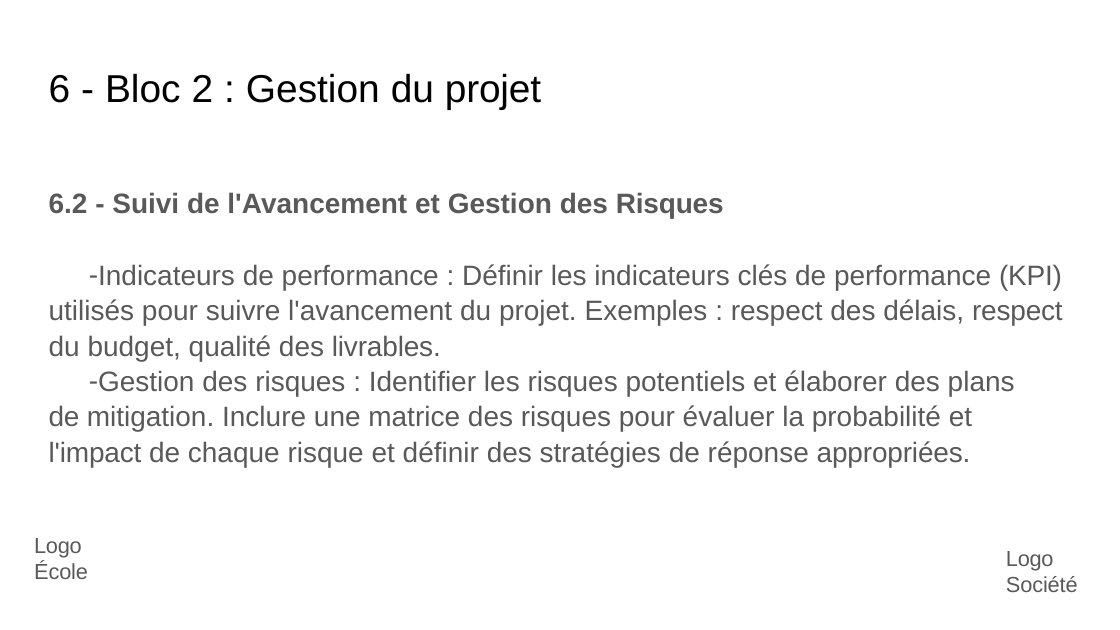
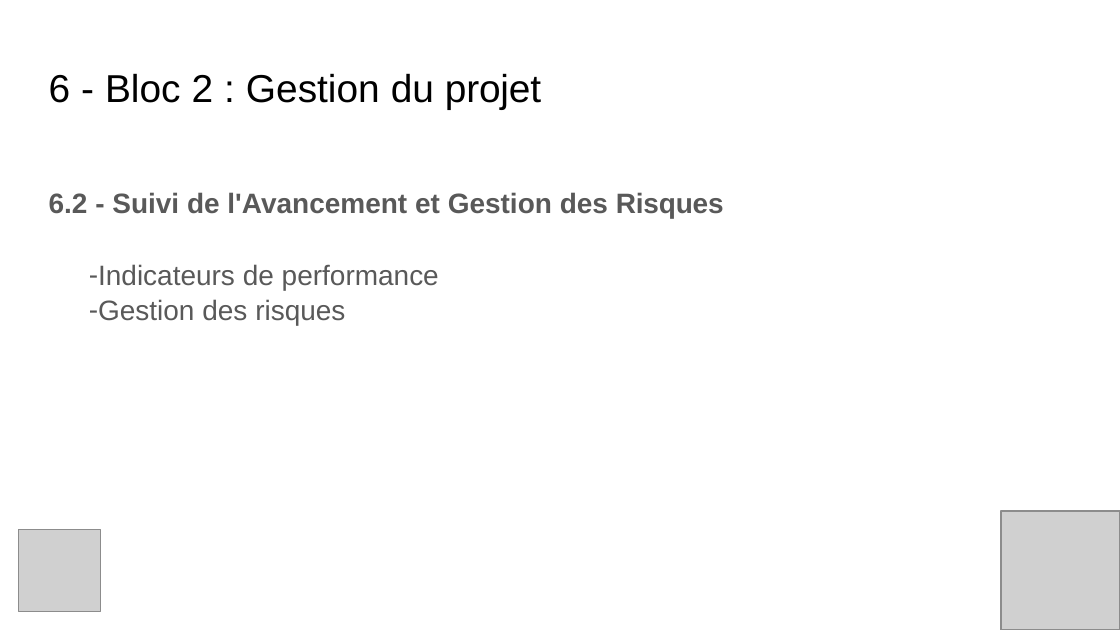
Before and after one commit to TheGeogeo/m2_ia_perso, a slide deck: slide 19 of A rendre/Georges_Coudrier_exam_slides.pptx. Drawn at 1120x630 pixels with LibreOffice and Linux fonts; fonts in the diff are those of the drawing; grey boxes stand for pictures. Boxes give left, top, right and bottom in pixels: in the first picture for what was removed or moved away, otherwise in the second. Text is boxed around its words. In the diff, an @@ line names an element or a change of style, - is before the commit and + after.

```diff
--- a/A rendre/Georges_Coudrier_exam_slides.pptx
+++ b/A rendre/Georges_Coudrier_exam_slides.pptx
@@ text at [89, 264, 439, 326]: text changed @@
-– Indicateurs de performance : Définir les indicateurs clés de performance (KPI) utilisés pour suivre l'avancement du projet. Exemples : respect des délais, respect du budget, qualité des livrables.
-– Gestion des risques : Identifier les risques potentiels et élaborer des plans de mitigation. Inclure une matrice des risques pour évaluer la probabilité et l'impact de chaque risque et définir des stratégies de réponse appropriées.
+– Indicateurs de performance
+– Gestion des risques
@@ picture added at [19, 530, 101, 612] @@
@@ text removed at [34, 538, 88, 579] @@
-Logo École
@@ picture added at [1001, 511, 1120, 629] @@
@@ text removed at [1006, 551, 1078, 592] @@
-Logo Société
```
Also in this commit, not shown: 10 other slides changed.
